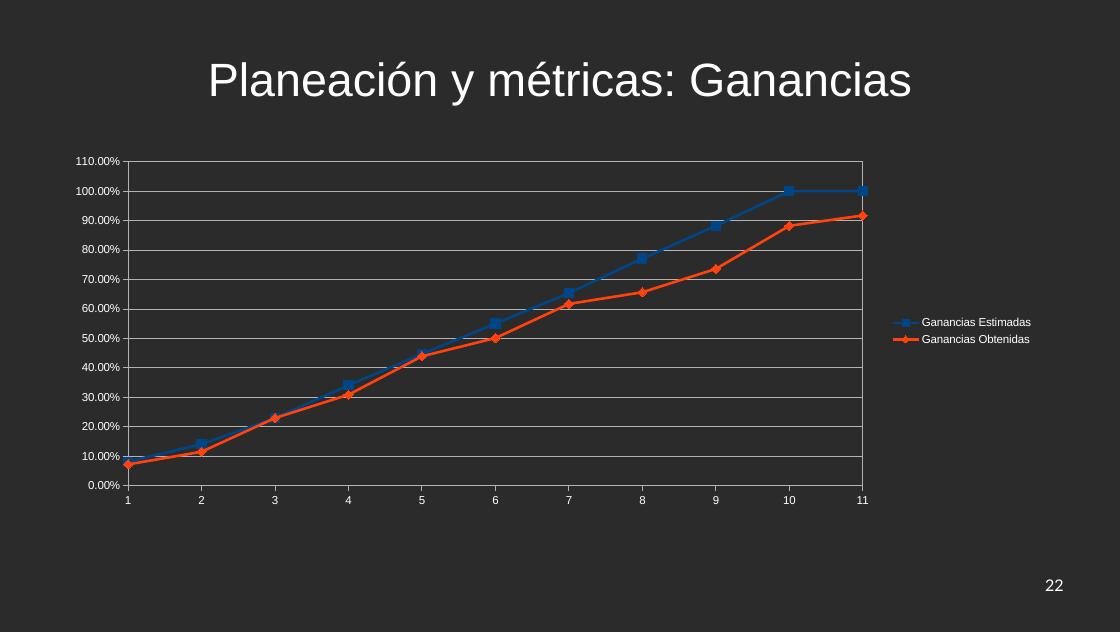
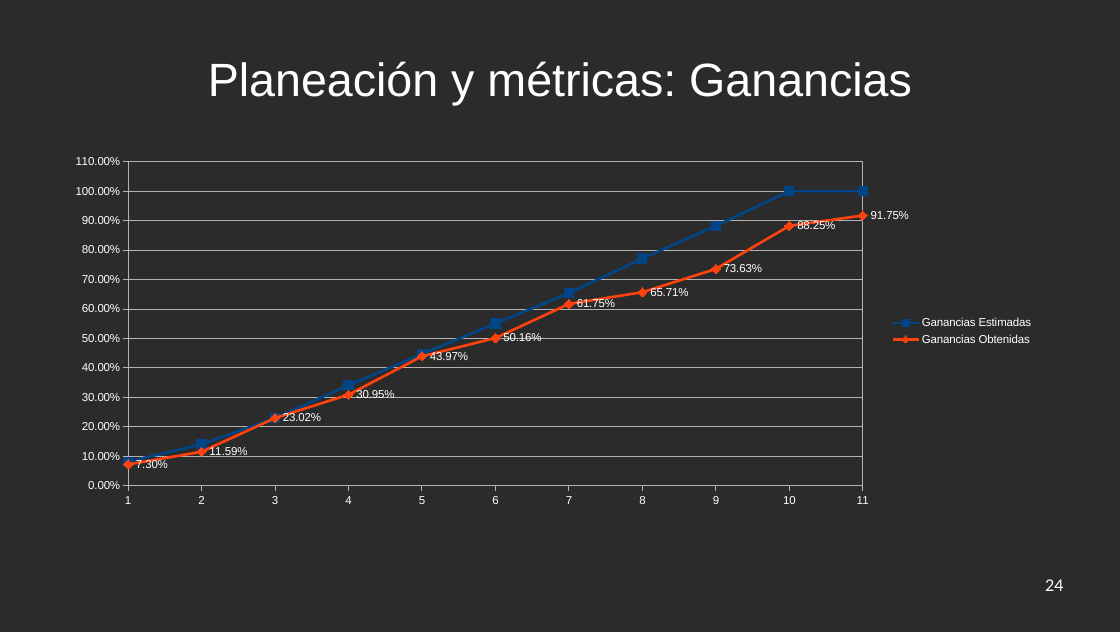
Before and after one commit to jw92/PPR, a slide deck: slide 24 of final.odp (slide 22 before the commit). Drawn at 1120x632 pixels with LibreOffice and Linux fonts; fonts in the diff are those of the drawing; background and template pictures are left out; a plain dark background stands for a picture behind light text. Boxes give left, top, right and bottom in pixels: in the first picture for what was removed or moved away, otherwise in the second. Text is boxed around its words. In the diff, an @@ line names an element or a change of style, - is before the commit and + after.

```diff
--- a/final.odp
+++ b/final.odp
@@ line chart at [56,148,1042,515] @@
-Ganancias Obtenidas: 0.07, 0.12, 0.23, 0.31, 0.44, 0.5, 0.62, 0.66, 0.74, 0.88, 0.92
+Ganancias Obtenidas: 0.073, 0.1159, 0.2302, 0.3095, 0.4397, 0.5016, 0.6175, 0.6571, 0.7363, 0.8825, 0.9175
@@ data labels of Ganancias Obtenidas added @@
@@ page number at [1045,579,1064,591]: text changed @@
-22
+24
```
Also in this commit, not shown: 3 other slides changed, 6 slides added, 3 slides removed, 3 other files.
